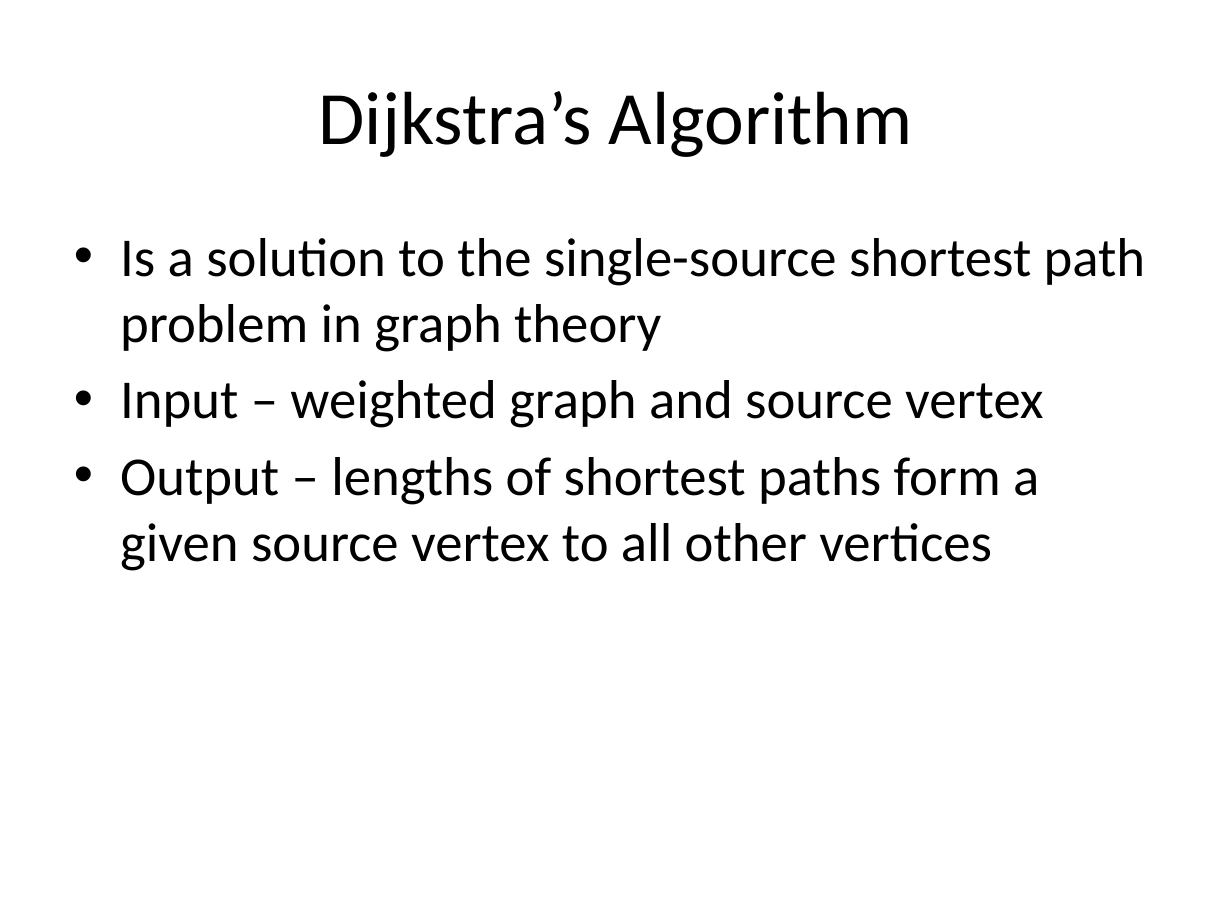
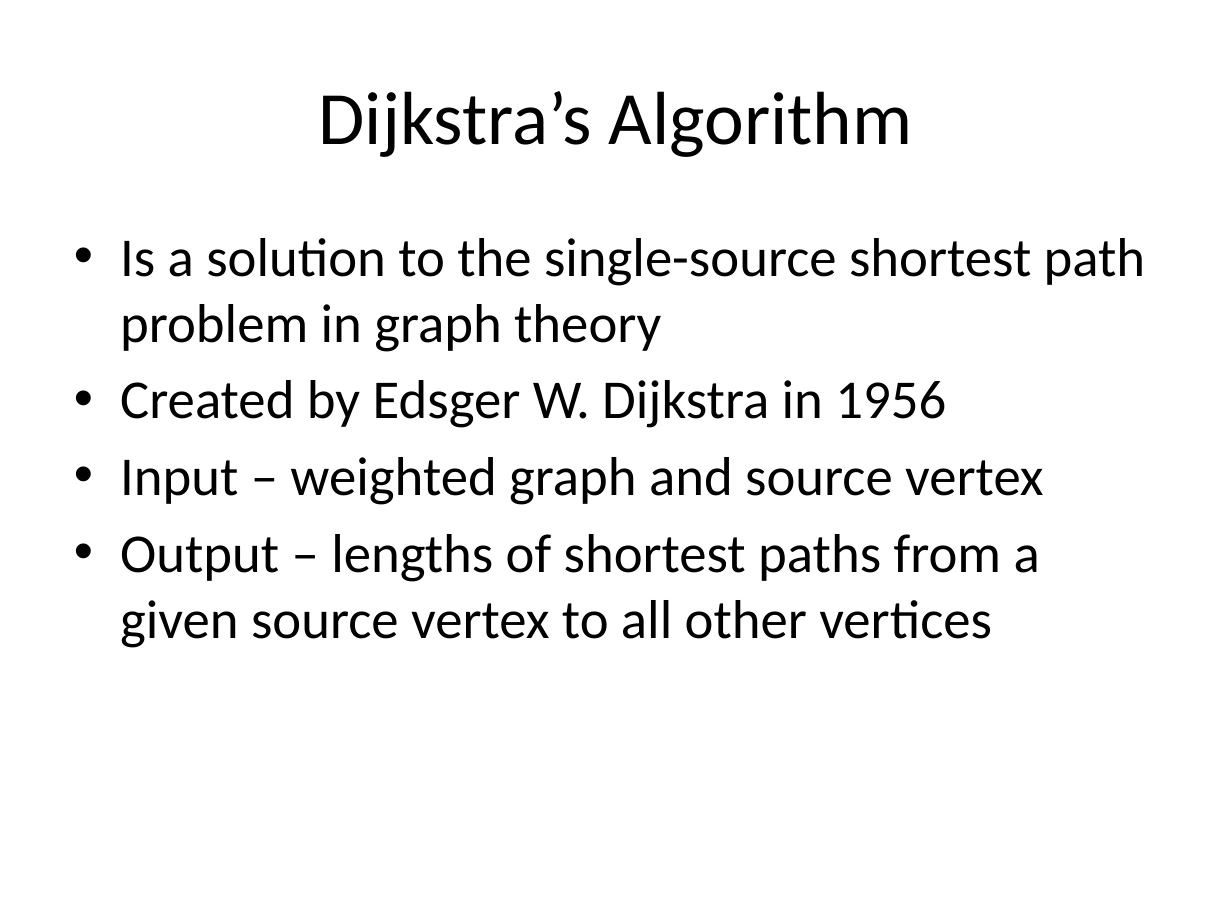
Before and after one commit to lukiop7/Pathfinding_Visualizer_DIJKSTRA, a slide deck: slide 2 of presentation.pptx. Drawn at 1232x924 pixels with LibreOffice and Linux fonts; fonts in the diff are those of the drawing. Boxes give left, top, right and bottom in pixels: in the first picture for what was removed or moved away, otherwise in the second. Text is boxed around its words. In the diff, an @@ line names an element or a change of style, - is before the commit and + after.

```diff
--- a/presentation.pptx
+++ b/presentation.pptx
@@ text at bbox=[120, 380, 946, 428]: paragraph added @@
+• Created by Edsger W. Dijkstra in 1956
@@ text at bbox=[120, 534, 1040, 648]: text changed @@
-• Output – lengths of shortest paths form a given source vertex to all other vertices
+• Output – lengths of shortest paths from a given source vertex to all other vertices
```
Also in this commit, not shown: 8 other files.
